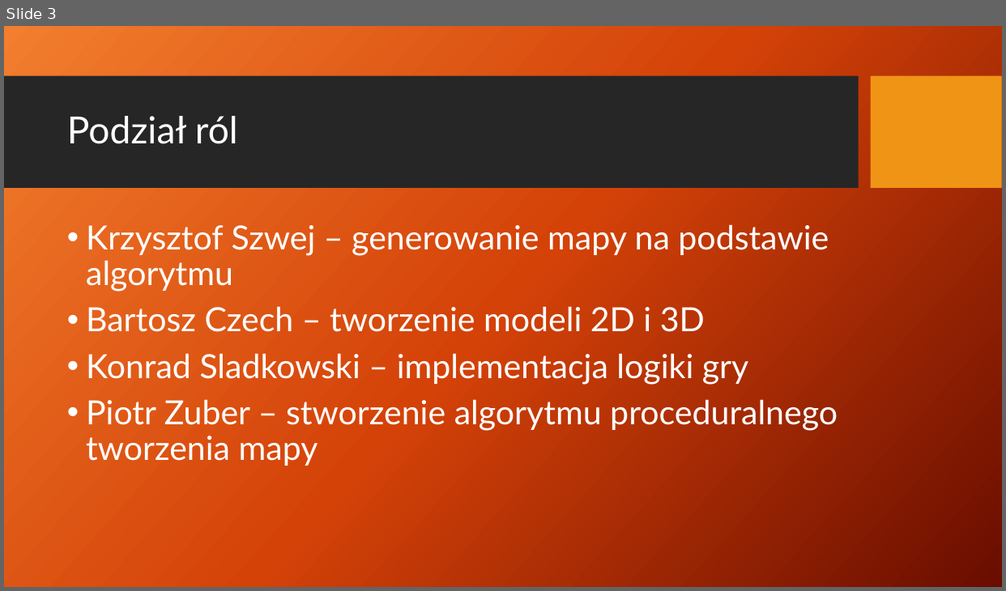
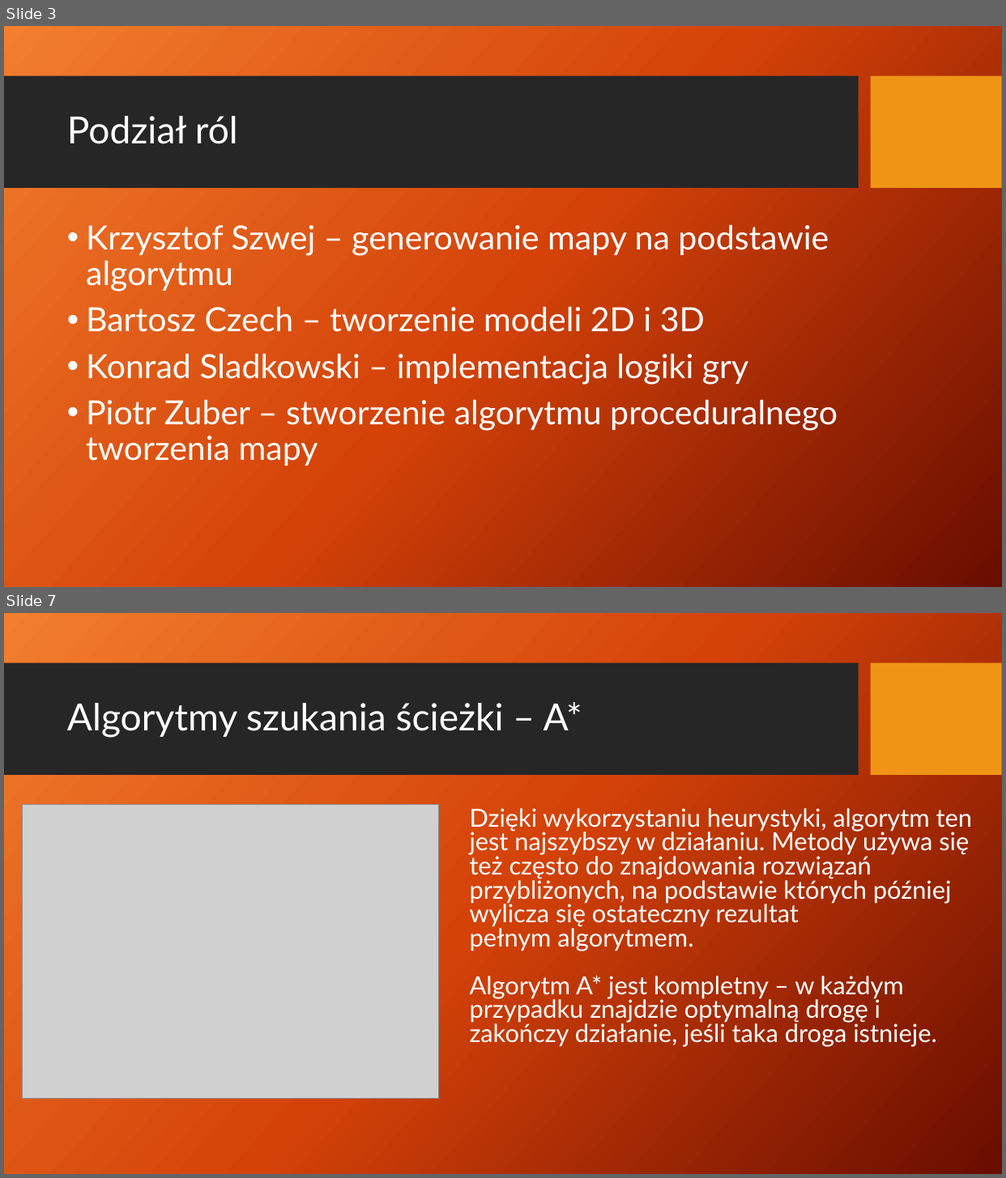
Before and after one commit to FakeOrganization-TD/TowerDefence, a slide deck: Prezentacje/Prez 2 - oceniana.pptx. Shown one above the other, each under a label of ours: slide 3 before the commit, slides 3 and 7 after it; the slides between them are not shown. The pictures are 1006x591 and 1006x1178 pixels, drawn with LibreOffice and Linux fonts; fonts in the diff are those of the drawing; grey boxes stand for pictures; background and template pictures are left out. Boxes give left, top, right and bottom in pixels: in the first picture for what was removed or moved away, otherwise in the second. Text is boxed around its words. In the diff, an @@ line names an element or a change of style, - is before the commit and + after.

```diff
--- a/Prezentacje/Prez 2 - oceniana.pptx
+++ b/Prezentacje/Prez 2 - oceniana.pptx
@@ slide 7 added at (4,613,1002,1174), background picture (left out); not listed: 2 template elements that a slide beside it also shows @@
@@ title added at (67,702,582,738), 36 pt, text #FFFFFF @@
+Algorytmy szukania ścieżki – A*
@@ picture added at (23,805,439,1100) @@
@@ text added at (470,808,972,1047), 24 pt, text #FFFFFF @@
+Dzięki wykorzystaniu heurystyki, algorytm ten jest najszybszy w działaniu. Metody używa się też często do znajdowania rozwiązań przybliżonych, na podstawie których później wylicza się ostateczny rezultat pełnym algorytmem.
+Algorytm A* jest kompletny – w każdym przypadku znajdzie optymalną drogę i zakończy działanie, jeśli taka droga istnieje.
```
Also in this commit, not shown: 3 other slides added, 1 slide removed, 1 other file.
